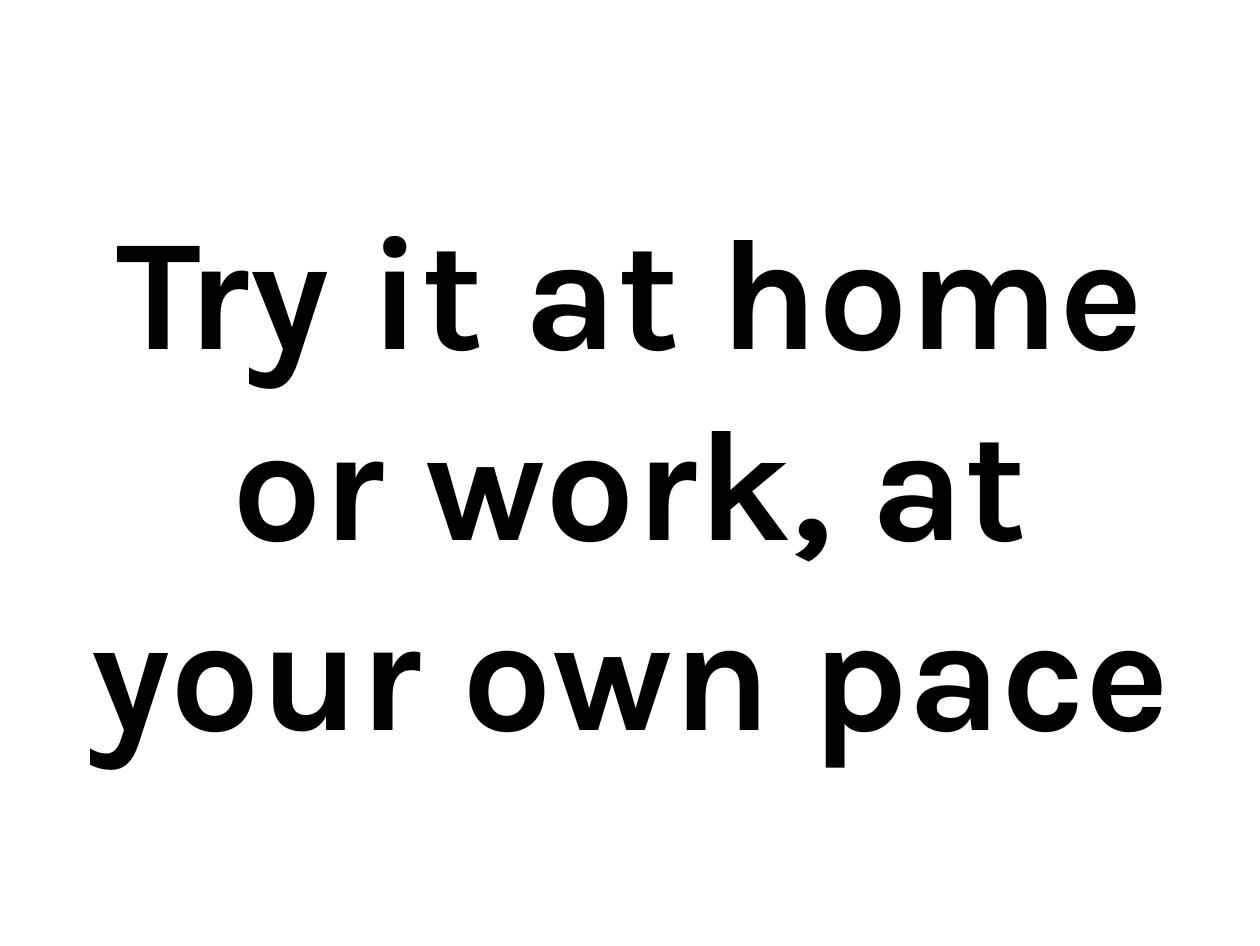
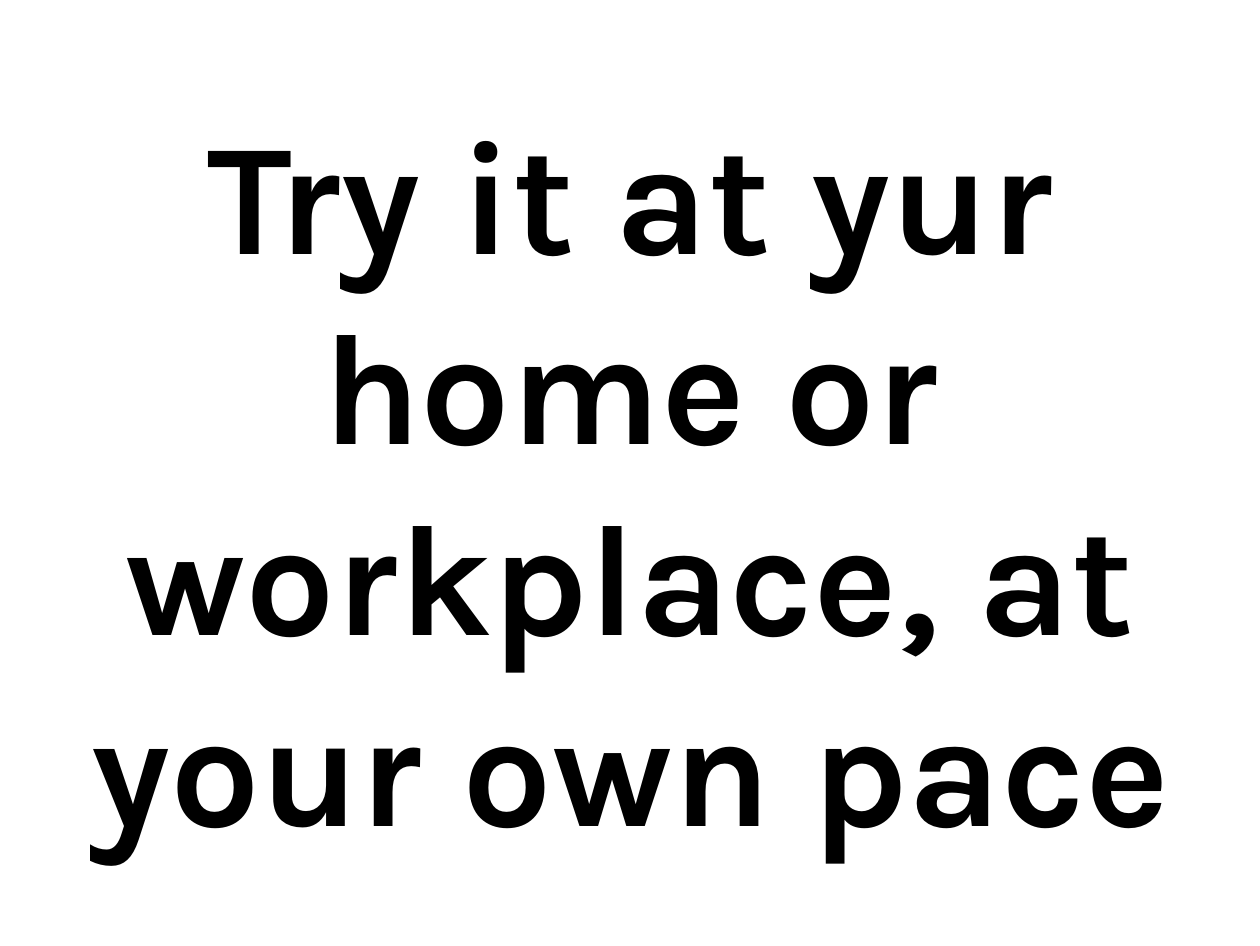
Before and after one commit to thewoolleyman/ci_for_the_rails_guy_or_gal, a slide deck: slide 40 of presentation/ci_for_the_web_2.0_guy_or_gal.odp (slide 14 before the commit). Drawn at 1260x946 pixels with LibreOffice and Linux fonts; fonts in the diff are those of the drawing. Boxes give left, top, right and bottom in pixels: in the first picture for what was removed or moved away, otherwise in the second. Text is boxed around its words. In the diff, an @@ line names an element or a change of style, - is before the commit and + after.

```diff
--- a/presentation/ci_for_the_web_2.0_guy_or_gal.odp
+++ b/presentation/ci_for_the_web_2.0_guy_or_gal.odp
@@ title at (91,141,1170,863): text changed @@
-Try it at home or work, at your own pace
+Try it at yur home or workplace, at your own pace
```
Also in this commit, not shown: 25 other slides changed, 9 slides added, 2 slides removed.
